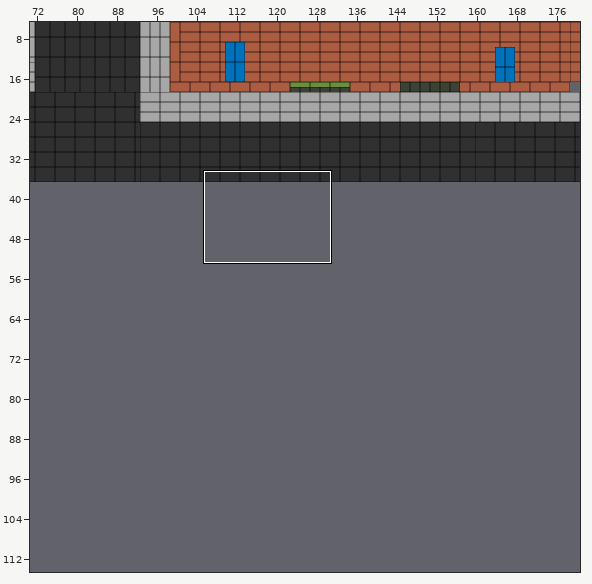
Level history. Tiled map: assets/tiles/ville.tmx. Above: a wide view before the commit, with the close-up outlined.
Close-up. As it was:
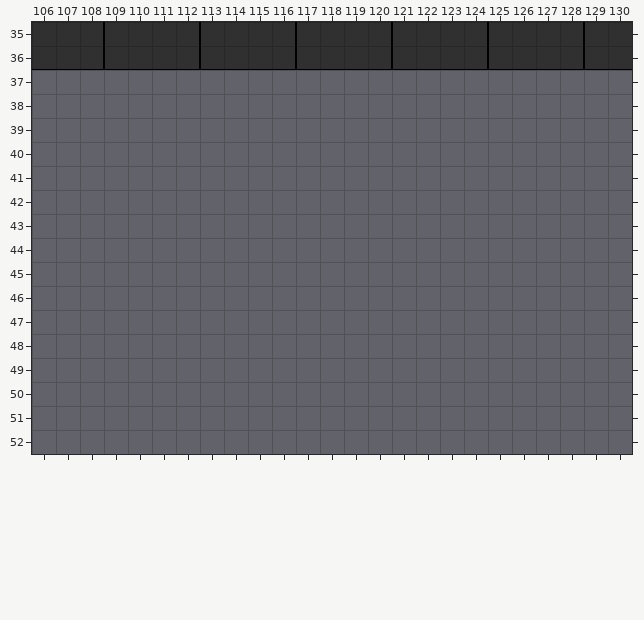
Cells are 16x16 px. Shown: x 106..130, y 35..52. The commit also changed other parts of the map, which this record leaves out. The old version is drawn lined up with the new one.
After:
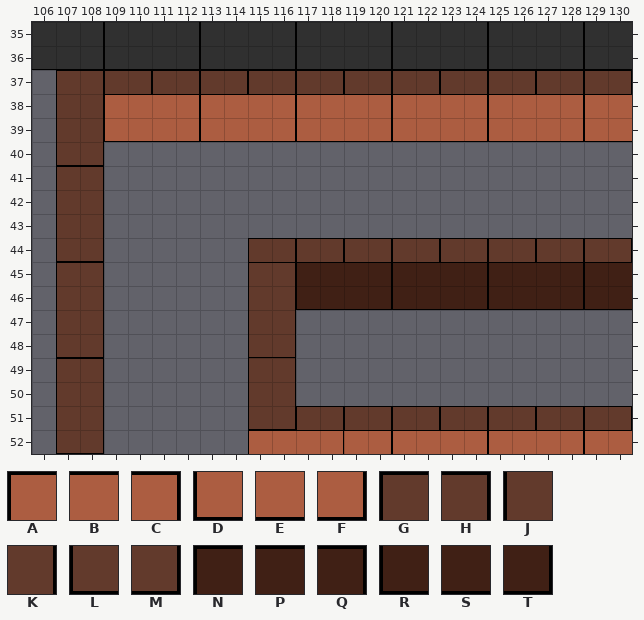
Key: from "carte_teste": A 0, B 1, C 3, D 11, E 12, F 14, G 22, H 23, J 33, K 34, L 55, M 56, N 66, P 67, Q 69, R 77, S 78, T 80.
_ is an empty cell, . an unchanged one.
Edits made:
map size 242x72 -> 242x116 cells
--- layer "mur"
@@ x 107..130 @@
-37 ________________________
-38 ________________________
-39 ________________________
-40 __......................
-41 __......................
-42 __......................
-43 __......................
-44 __......________________
-45 __......________________
-46 __......________________
-47 __......__..............
-48 __......__..............
-49 __......__..............
-50 __......__..............
-51 __......________________
-52 __......________________
+37 GHGHGHGHGHGHGHGHGHGHGHGH
+38 JKABBCABBCABBCABBCABBCAB
+39 JKDEEFDEEFDEEFDEEFDEEFDE
+40 LM......................
+41 GH......................
+42 JK......................
+43 JK......................
+44 LM......GHGHGHGHGHGHGHGH
+45 GH......GHNPPQNPPQNPPQNP
+46 JK......JKRSSTRSSTRSSTRS
+47 JK......JK..............
+48 LM......LM..............
+49 GH......JK..............
+50 JK......JK..............
+51 JK......LMGHGHGHGHGHGHGH
+52 LM......ABBCBCABBCABBCAB
Pixel boxes of the changes (left, top, right, bottom) in both close-ups:
added: (56, 70, 632, 454)
